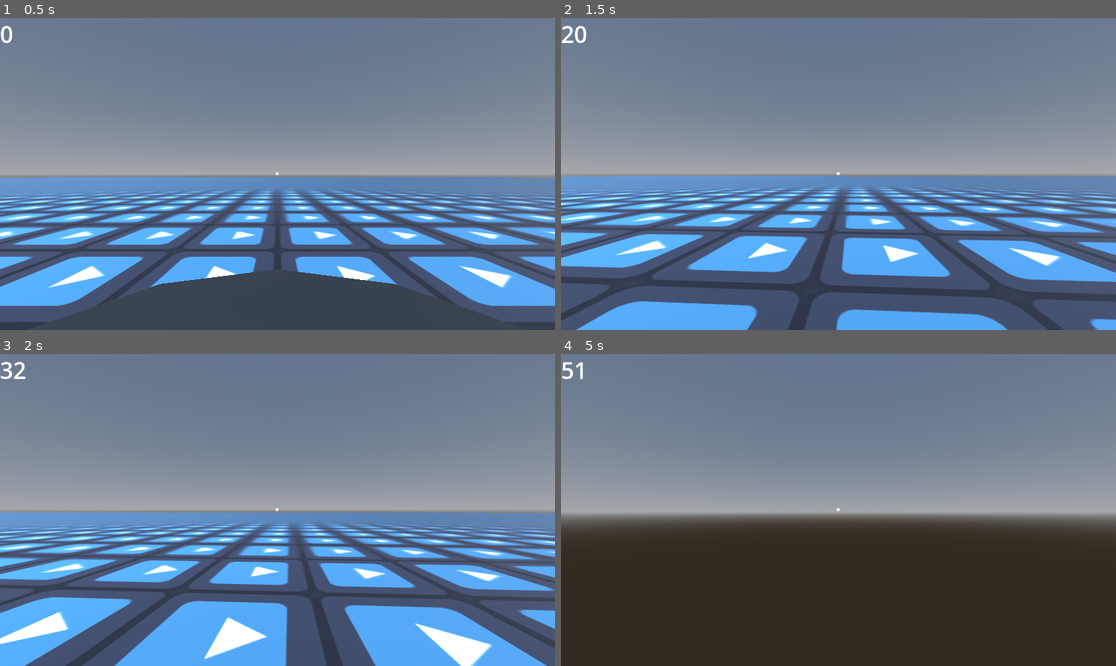
Above: before the commit, frames 1-4 (two rows, left to right).
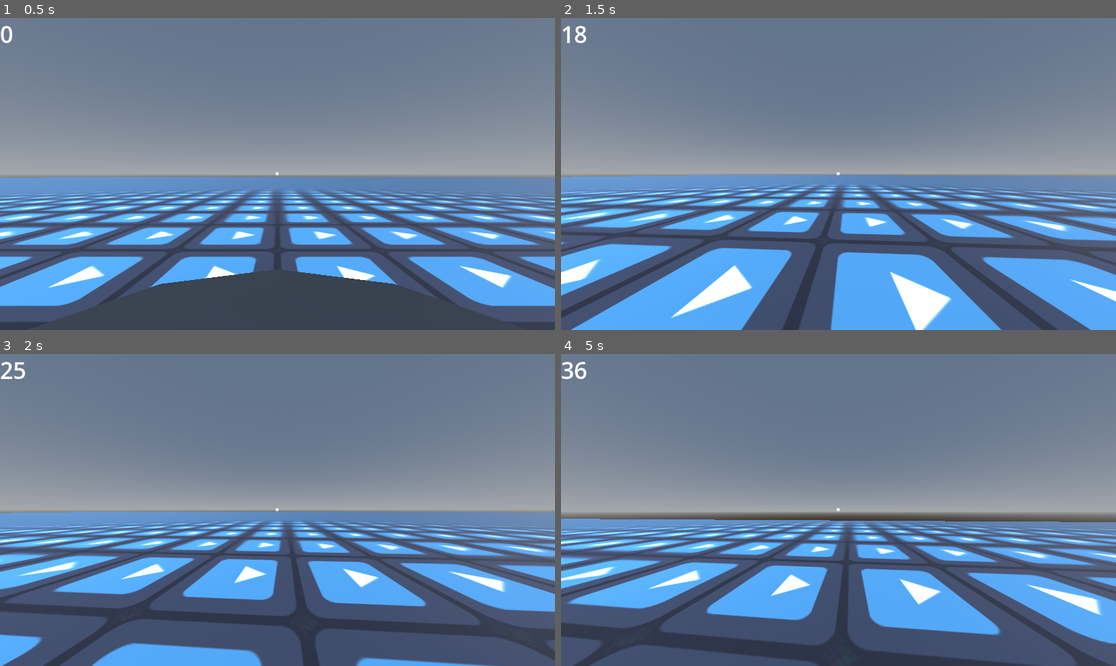
Above: after the commit, the same moments.

Repository: uniqueusername/zeta
Game: Godot game, scene res://levels/world.tscn
The game is run twice, just before and just after one commit, with the same random seed, the same clock (stepped at 60 frames per second) and the same inputs. The engine's default icon, where the game draws it, is replaced by a stand-in: a white triangle on a blue panel in a dark square.
Inputs (mouse positions are in pixels of both pictures, inside the frame that each line leads up to):
- Up to frame 1 (0.5 s): no input
- Up to frame 2 (1.5 s): tap Enter at 0.5 s; move the mouse to (866, 174) at 0.52 s; hold C (slide) 0.53-1.28 s; hold W (forward) from 0.53 s (still down); tap Space (jump) at 0.77 s; move the mouse to (810, 174) at 1.27 s; tap Shift (dash) at 1.35 s
- Up to frame 3 (2 s): keep holding W (forward); tap Space (jump) at 1.52 s; tap C (slide) at 1.55 s
- Up to frame 4 (5 s): keep holding W (forward); move the mouse to (849, 503) at 2.02 s; hold F (fire_hook) 2.03-2.78 s; tap C (slide) at 2.3, 3.05, 4.35 s; move the mouse to (832, 516) at 2.77 s; tap V (parry) at 2.85 s; tap Space (jump) at 3.02, 3.77, 4.52 s; move the mouse to (877, 513) at 3.52 s; hold C (slide) 3.53-4.28 s; move the mouse to (794, 506) at 4.27 s

Frame 1 is identical in both runs. In frame 2, 24% of the frame differs, in the area x 0-100%, y 2-100%; in frame 3, 31%; in frame 4, 47%.

Commit message:
add fov shift for slide

Diff:
--- a/objects/player/movement.gd
+++ b/objects/player/movement.gd
@@ -18,7 +18,7 @@
 const max_walk_vel: float = 15
 
 ## sliding
-const slide_accel: float = 25
+const slide_accel: float = 15
 const slide_friction: float = 50
 const slide_turn_allowance: float = 0.8
 
@@ -35,6 +35,8 @@
 const jump_vel: float = 6
 const air_strafe_mult: float = 0.5
 const redirect_multiplier: float = 1
+const default_fov: float = 75
+const slide_fov: float = 100
 
 # variables
 var sliding: bool = false
@@ -116,10 +118,12 @@
 	if not sliding and _get_2d_player_vel().length() <= max_walk_vel:
 		self.sliding = false
 		_tween_player_height(1)
-	else:
+		_tween_camera_fov(default_fov)
+	elif p.is_on_floor():
 		self.sliding = true
 		not_walking.emit()
 		_tween_player_height(0.8)
+		_tween_camera_fov(slide_fov)
 
 func _update_speed_label():
 	if speed_label: speed_label.text = str(int(p.velocity.length()))
@@ -139,6 +143,12 @@
 	tween.set_trans(Tween.TRANS_QUART)
 	tween.tween_property(p, "scale:y", height, 0.3)
 
+func _tween_camera_fov(fov: float) -> void:
+	var tween: Tween = self.create_tween()
+	tween.set_ease(Tween.EASE_OUT)
+	tween.set_trans(Tween.TRANS_QUART)
+	tween.tween_property(camera, "fov", fov, 0.3)
+
 func _instant_redirect(redirect_dir: Vector3) -> void:
 	p.velocity = redirect_dir.normalized() * p.velocity.length() * redirect_multiplier
 
